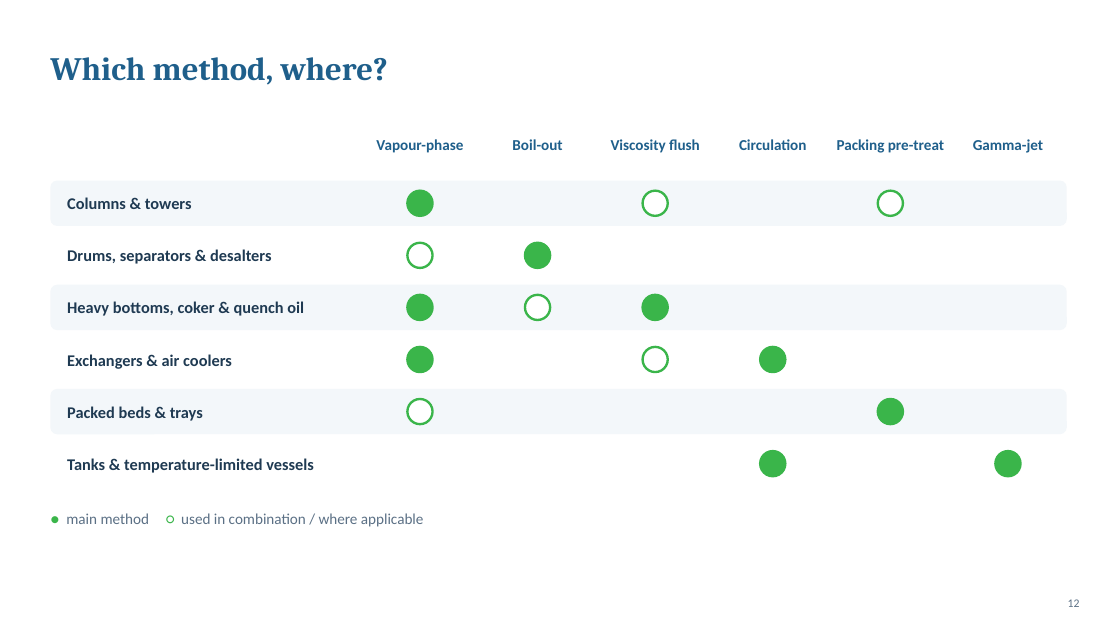
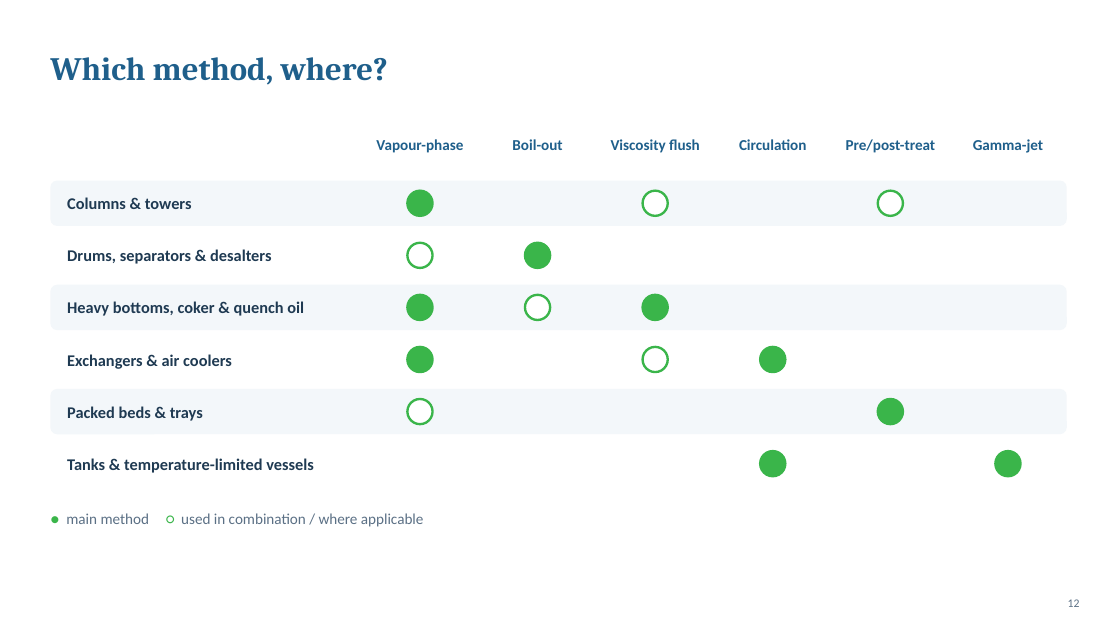
Before and after one commit to mail2ibrahim87/Private, a slide deck: slide 12 of presentations/decontamination/Delight_Decontamination_Combined.pptx. Drawn at 1120x630 pixels with LibreOffice and Linux fonts; fonts in the diff are those of the drawing; background and template pictures are left out. Boxes give left, top, right and bottom in pixels: in the first picture for what was removed or moved away, otherwise in the second. Text is boxed around its words. In the diff, an @@ line names an element or a change of style, - is before the commit and + after.

```diff
--- a/presentations/decontamination/Delight_Decontamination_Combined.pptx
+++ b/presentations/decontamination/Delight_Decontamination_Combined.pptx
@@ text at (846, 139, 936, 153): text changed @@
-Packing pre-treat
+Pre/post-treat
```
Also in this commit, not shown: 3 other slides changed, 2 other files.
